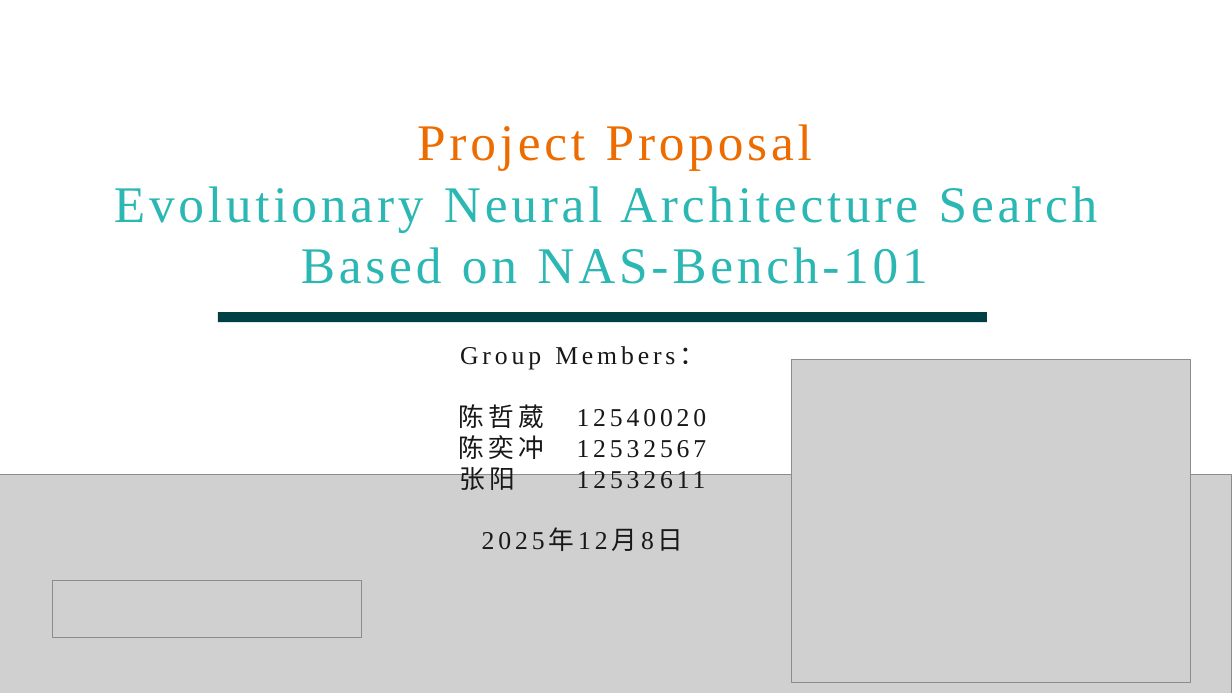
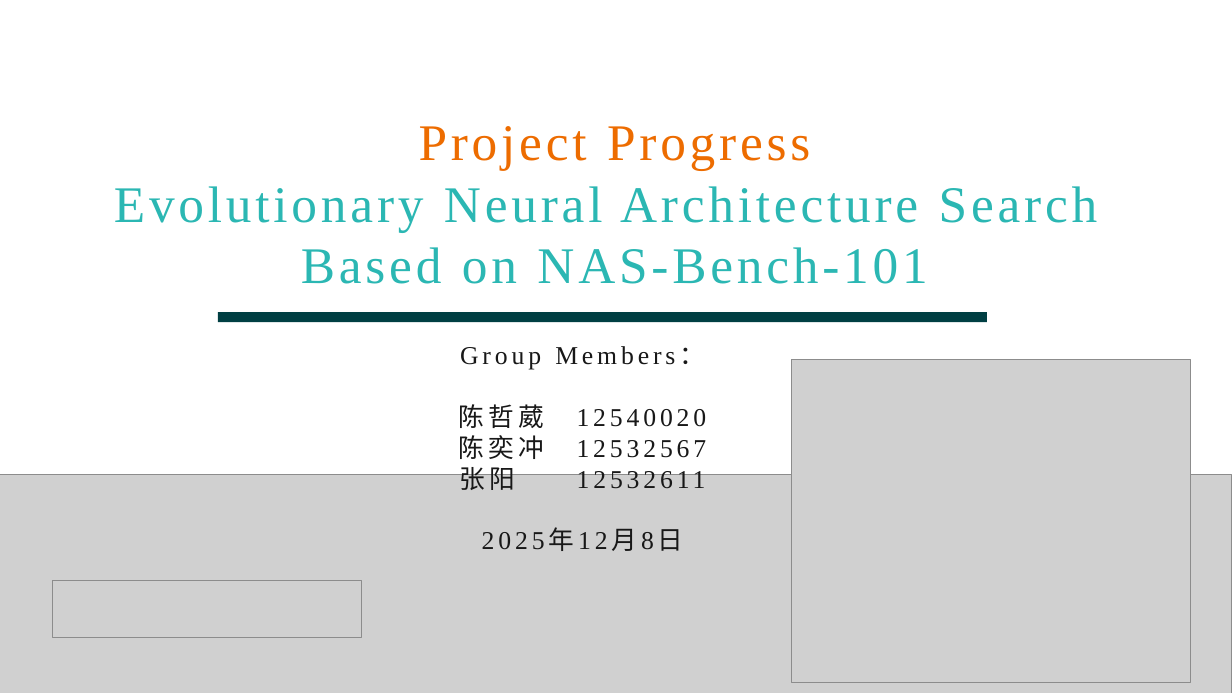
Before and after one commit to chenyicc/fxx_project, a slide deck: slide 1 of nasbench-master/第8组_中期.pptx. Drawn at 1232x693 pixels with LibreOffice and Linux fonts; fonts in the diff are those of the drawing; grey boxes stand for pictures. Boxes give left, top, right and bottom in pixels: in the first picture for what was removed or moved away, otherwise in the second. Text is boxed around its words. In the diff, an @@ line names an element or a change of style, - is before the commit and + after.

```diff
--- a/nasbench-master/第8组_中期.pptx
+++ b/nasbench-master/第8组_中期.pptx
@@ text at [419,126,810,171]: text changed @@
-Project Proposal
+Project Progress
```
Also in this commit, not shown: 5 other slides changed, 4 slides added, 5 slides removed.
